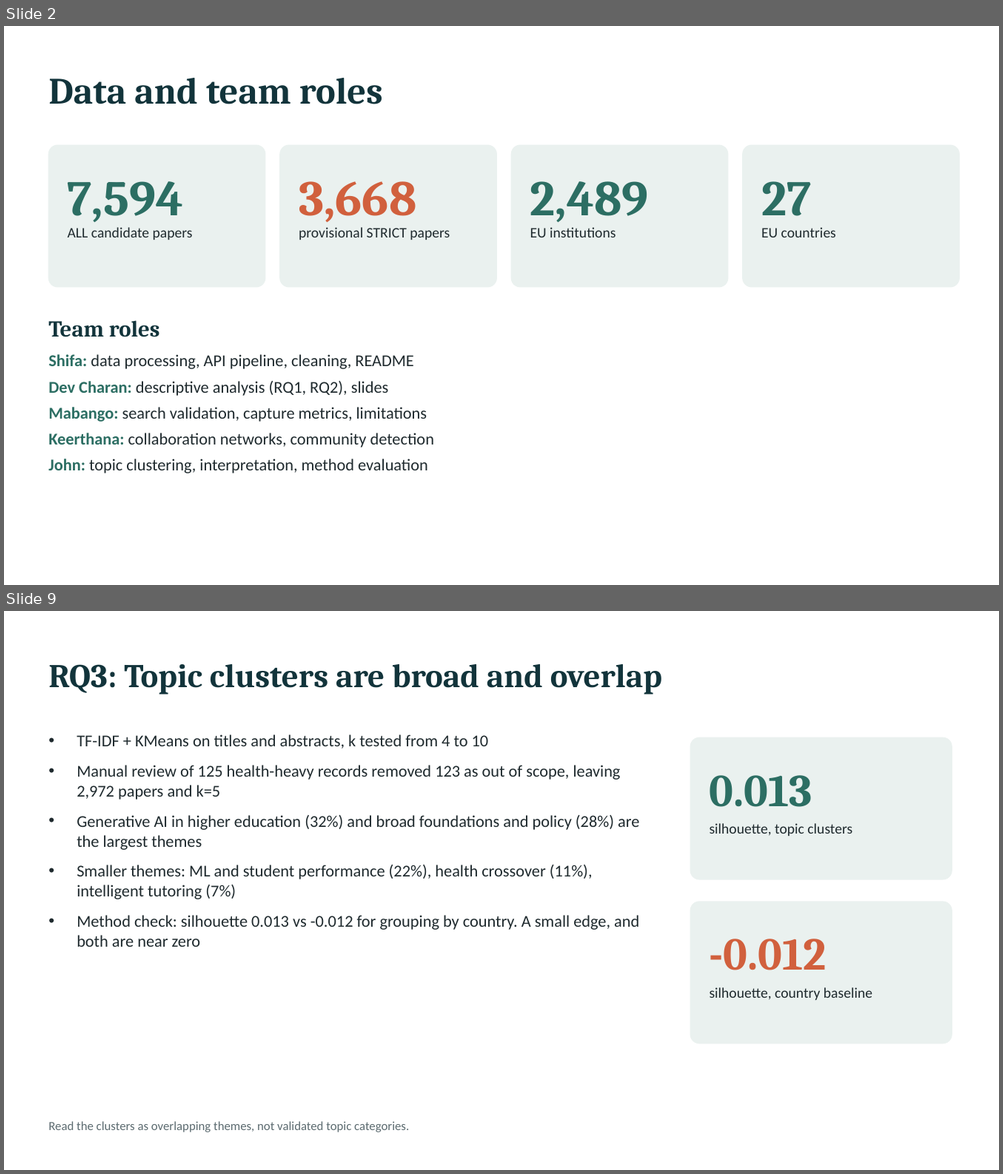
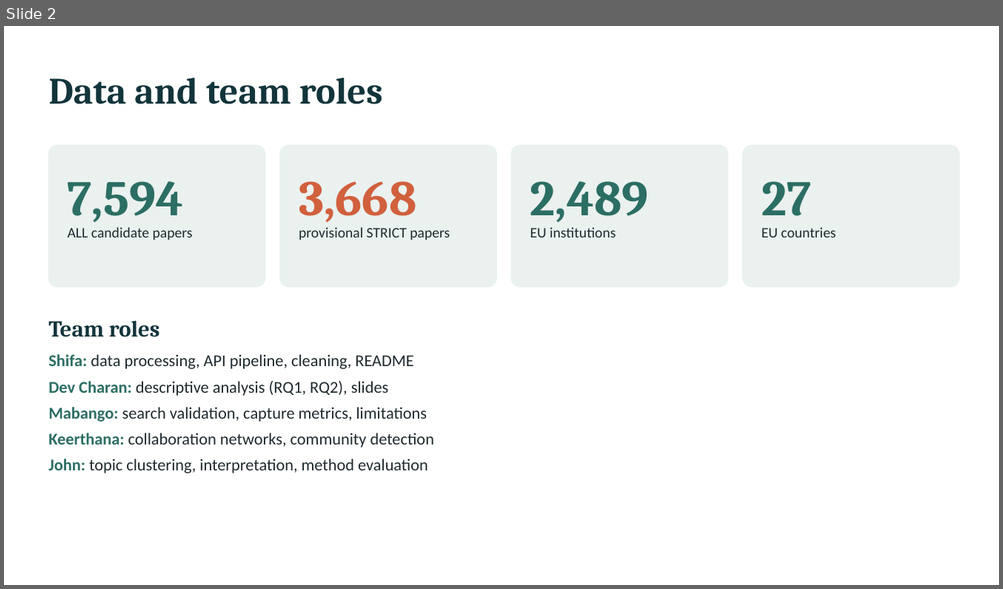
Before and after one commit to Manchidi-MJ/Data-Analytics--project-D, a slide deck: project-d/ProjectD_final_slides.pptx. Shown one above the other, each under a label of ours: slides 2 and 9 before the commit, slide 2 after it; the slides between them are not shown. The pictures are 1003x1174 and 1003x589 pixels, drawn with LibreOffice and Linux fonts; fonts in the diff are those of the drawing. Boxes give left, top, right and bottom in pixels: in the first picture for what was removed or moved away, otherwise in the second. Text is boxed around its words. In the diff, an @@ line names an element or a change of style, - is before the commit and + after.

```diff
--- a/project-d/ProjectD_final_slides.pptx
+++ b/project-d/ProjectD_final_slides.pptx
@@ slide 9 removed at <box>4,611,999,1170</box>, background #FFFFFF @@
@@ text removed at <box>48,664,662,695</box> @@
-RQ3: Topic clusters are broad and overlap
@@ text removed at <box>77,735,639,947</box> @@
-• TF-IDF + KMeans on titles and abstracts, k tested from 4 to 10
-• Manual review of 125 health-heavy records removed 123 as out of scope, leaving 2,972 papers and k=5
-• Generative AI in higher education (32%) and broad foundations and policy (28%) are the largest themes
-• Smaller themes: ML and student performance (22%), health crossover (11%), intelligent tutoring (7%)
-• Method check: silhouette 0.013 vs -0.012 for grouping by country. A small edge, and both are near zero
@@ rounded rectangle removed at <box>691,738,951,880</box> @@
@@ text removed at <box>709,775,812,807</box> @@
-0.013
@@ text removed at <box>709,823,852,836</box> @@
-silhouette, topic clusters
@@ rounded rectangle removed at <box>691,902,951,1044</box> @@
@@ text removed at <box>709,939,826,971</box> @@
--0.012
@@ text removed at <box>709,988,872,1000</box> @@
-silhouette, country baseline
@@ text removed at <box>48,1122,409,1133</box> @@
-Read the clusters as overlapping themes, not validated topic categories.
```
Also in this commit, not shown: 3 slides changed, 4 slides added, 5 other slides removed, 6 other files.
